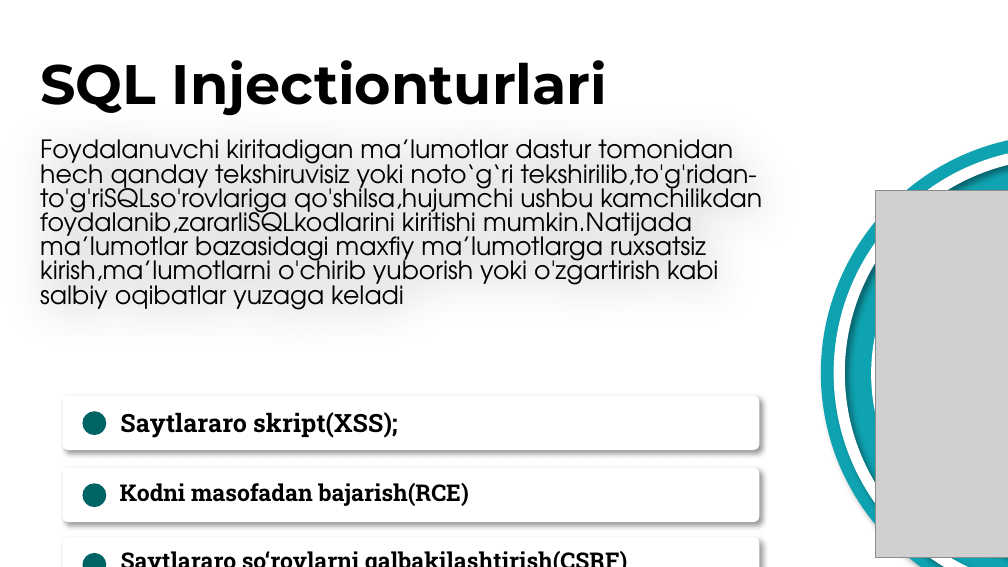
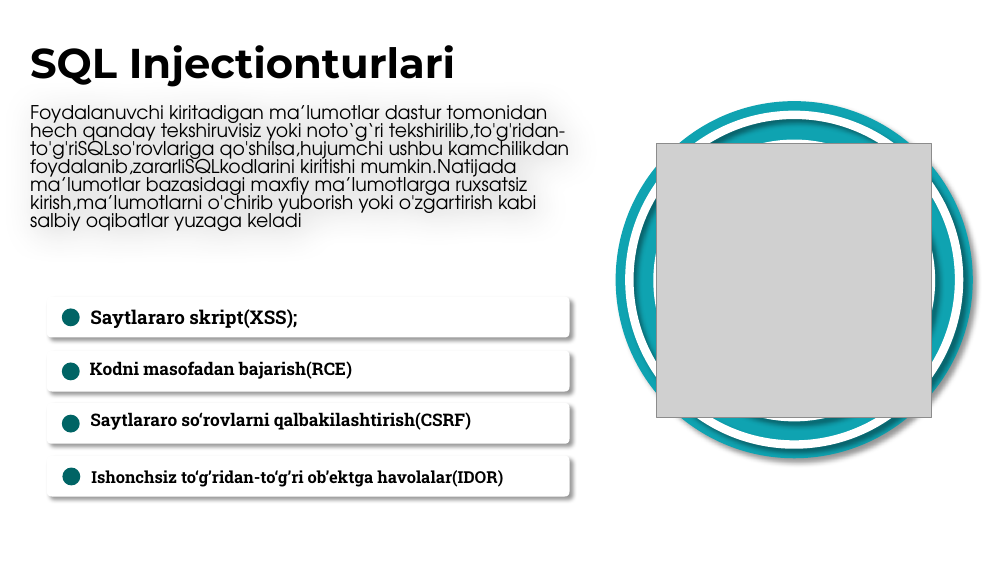
Before and after one commit to Azizjon003/pikachu, a slide deck: slide 4 of azimut.pptx. Drawn at 1008x567 pixels with LibreOffice and Linux fonts; fonts in the diff are those of the drawing; grey boxes stand for pictures. Boxes give left, top, right and bottom in pixels: in the first picture for what was removed or moved away, otherwise in the second. Text is boxed around its words. In the diff, an @@ line names an element or a change of style, - is before the commit and + after.

```diff
--- a/azimut.pptx
+++ b/azimut.pptx
@@ text "SQL Injectionturlari": place and size @@
-text "SQL Injectionturlari" at (40, 60, 608, 116)
+text "SQL Injectionturlari" at (30, 45, 455, 87)
@@ text "SQL Injectionturlari" at (30, 45, 455, 87): size 39.8 to 29.8 pt; less space between paragraphs @@
@@ text "Foydalanuvchi kiritadigan ma’lumotlar dastur tomonidan ...": place and size @@
-text "Foydalanuvchi kiritadigan ma’lumotlar dastur tomonidan ..." at (40, 139, 762, 310)
+text "Foydalanuvchi kiritadigan ma’lumotlar dastur tomonidan ..." at (30, 105, 569, 231)
@@ text "Foydalanuvchi kiritadigan ma’lumotlar dastur tomonidan ..." at (30, 105, 569, 231): size 18 to 13.5 pt; less space between paragraphs @@
@@ freeform shape: place and size @@
-freeform shape at (821, 135, 1008, 567)
+freeform shape at (616, 101, 973, 458)
@@ freeform shape: place and size @@
-freeform shape at (840, 153, 1008, 567)
+freeform shape at (629, 115, 959, 445)
@@ freeform shape at (629, 115, 959, 445): outline #FFFFFF 8 pt to #FFFFFF 6 pt; shadow changed @@
@@ picture: place and size @@
-picture at (876, 191, 1008, 556)
+picture at (657, 143, 932, 418)
@@ freeform shape: place and size @@
-freeform shape at (876, 191, 1008, 556)
+freeform shape at (657, 143, 932, 418)
@@ freeform shape at (657, 143, 932, 418): outline #FFFFFF 6.75 pt to #FFFFFF 5.06 pt; shadow changed @@
@@ freeform shape: place and size @@
-freeform shape at (62, 395, 759, 450)
+freeform shape at (47, 296, 570, 338)
@@ freeform shape: place and size @@
-freeform shape at (83, 411, 107, 435)
+freeform shape at (61, 308, 80, 327)
@@ text "Saytlararo skript(XSS);" at (90, 309, 297, 328): size 18 to 13.5 pt; less space between paragraphs @@
@@ text "Saytlararo skript(XSS);": place and size @@
-text "Saytlararo skript(XSS);" at (120, 412, 397, 438)
+text "Saytlararo skript(XSS);" at (90, 309, 297, 328)
@@ freeform shape: place and size @@
-freeform shape at (62, 468, 759, 522)
+freeform shape at (47, 351, 570, 392)
@@ text "Kodni masofadan bajarish(RCE)" at (90, 361, 352, 379): size 16.5 to 12.4 pt; less space between paragraphs @@
@@ text "Kodni masofadan bajarish(RCE)": place and size @@
-text "Kodni masofadan bajarish(RCE)" at (120, 483, 469, 506)
+text "Kodni masofadan bajarish(RCE)" at (90, 361, 352, 379)
@@ freeform shape: place and size @@
-freeform shape at (83, 484, 107, 508)
+freeform shape at (61, 363, 80, 381)
@@ shadow changed in 4 elements at (616, 101, 973, 458), (47, 296, 570, 338), (47, 351, 570, 392), (47, 403, 570, 445) @@
@@ freeform shape: place and size @@
-freeform shape at (62, 537, 759, 567)
+freeform shape at (47, 403, 570, 445)
@@ freeform shape: place and size @@
-freeform shape at (83, 553, 107, 567)
+freeform shape at (61, 414, 80, 432)
@@ text "Saytlararo so‘rovlarni qalbakilashtirish(CSRF)": place and size @@
-text "Saytlararo so‘rovlarni qalbakilashtirish(CSRF)" at (110, 541, 707, 567)
+text "Saytlararo so‘rovlarni qalbakilashtirish(CSRF)" at (90, 412, 471, 430)
@@ text "Saytlararo so‘rovlarni qalbakilashtirish(CSRF)" at (90, 412, 471, 430): size 16.5 to 12.4 pt; less space between paragraphs @@
@@ freeform shape added at (47, 456, 570, 497), fill #FFFFFF @@
@@ freeform shape added at (62, 468, 81, 486), fill #006465 @@
@@ text added at (91, 470, 503, 487), 11.8 pt, text #000000, bold @@
+Ishonchsiz to‘g’ridan-to‘g’ri ob’ektga havolalar(IDOR)
```
Also in this commit, not shown: 14 other slides changed, 3 other files.
